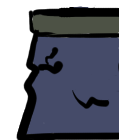
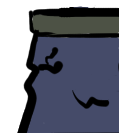
Two versions of the same layered image (140 x 140). Layer-by-layer changes:
painted on "Warstwa 1" over box(16, 133, 119, 140)
